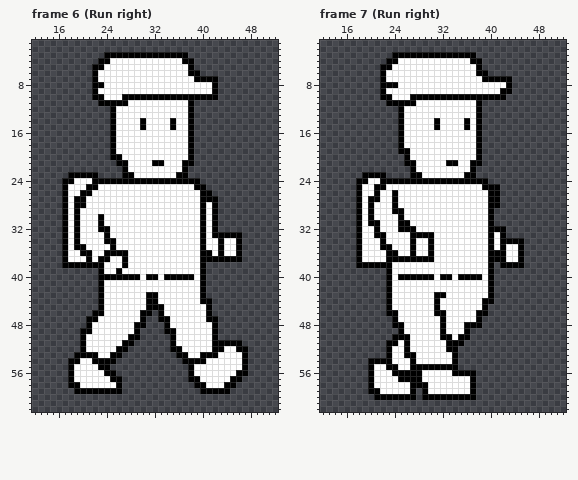
Pixel-art file -- Sprites/NewPlayer.aseprite. The picture above was drawn from the file before the commit.
64x64 pixels, 20 frames. Shown: frame 6 (Run right): x 12..52, y 1..62; frame 7 (Run right): x 12..52, y 1..62. The commit also changed other frames, which this record leaves out.
The same view after the edit:
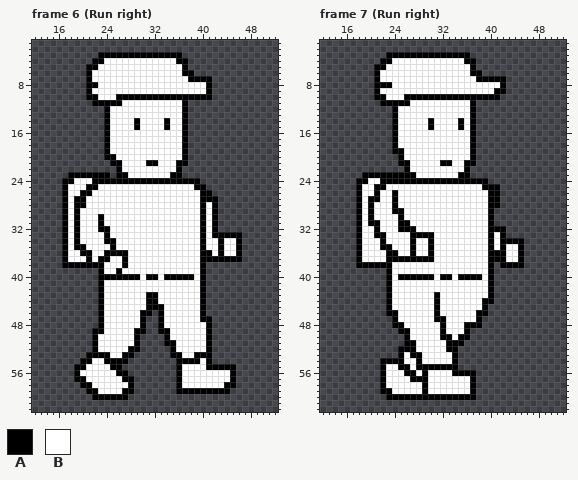
Palette (. is transparent): A #000000  B #ffffff
Change:
--- frame 6 (Run right), layer "Layer 1"
@@ x 19..44 @@
  2 ..........................
- 3 .....AAAAAAAAAAAAAA.......
- 4 ....AABBBBBBBBBBBBAA......
- 5 ...AABBBBBBBBBBBBBBA......
- 6 ...ABBBBBBBBBBBBBBBAA.....
- 7 ...ABBBBBBBBBBBBBBBBAAAA..
- 8 ...AABBBBBBBBBBBBBBBBBBA..
- 9 ...ABBBBBBBBBBBBBBBBBBBA..
-10 ...AABBBAAAAAAAAAAAAAAAA..
-11 ....AAAAABBBBBBBBBBA......
-12 ......ABBBBBBBBBBBBA......
-13 ......ABBBBBBBBBBBBA......
-14 ......ABBBBABBBBABBA......
-15 ......ABBBBABBBBABBA......
-16 ......ABBBBBBBBBBBBA......
-17 ......ABBBBBBBBBBBBA......
-18 ......ABBBBBBBBBBBBA......
-19 ......ABBBBBBBBBBBBA......
-20 ......AABBBBBBBBBBBA......
-21 .......AABBBBAABBBAA......
-22 ........ABBBBBBBBBA.......
-23 AAAA....AABBBBBBBAA.......
+ 3 ....AAAAAAAAAAAAAA........
+ 4 ...AABBBBBBBBBBBBAA.......
+ 5 ..AABBBBBBBBBBBBBBA.......
+ 6 ..ABBBBBBBBBBBBBBBAA......
+ 7 ..ABBBBBBBBBBBBBBBBAAAA...
+ 8 ..AABBBBBBBBBBBBBBBBBBA...
+ 9 ..ABBBBBBBBBBBBBBBBBBBA...
+10 ..AABBBAAAAAAAAAAAAAAAA...
+11 ...AAAAABBBBBBBBBBA.......
+12 .....ABBBBBBBBBBBBA.......
+13 .....ABBBBBBBBBBBBA.......
+14 .....ABBBBABBBBABBA.......
+15 .....ABBBBABBBBABBA.......
+16 .....ABBBBBBBBBBBBA.......
+17 .....ABBBBBBBBBBBBA.......
+18 .....ABBBBBBBBBBBBA.......
+19 .....ABBBBBBBBBBBBA.......
+20 .....AABBBBBBBBBBBA.......
+21 ......AABBBBAABBBAA.......
+22 .......ABBBBBBBBBA........
+23 AAAAAA.AABBBBBBBAA........
 24 BBBAAAAAAAAAAAAAAAAAA.....
@@ x 12..52 @@
 43 ...........ABBBBBBBAABBBBBBBA............
-44 ...........ABBBBBBBAABBBBBBBAA...........
-45 ...........ABBBBBBBAAABBBBBBBA...........
-46 ..........AABBBBBBAA.ABBBBBBBA...........
-47 .........AABBBBBBBA..AABBBBBBAA..........
-48 .........ABBBBBBBAA...ABBBBBBBA..........
-49 ........AABBBBBBBA....AABBBBBBA..........
-50 ........ABBBBBBBAA.....ABBBBBBA..........
-51 ........ABBBBBBAA......ABBBBBBAAAAA......
-52 ........ABBBBBAA.......AABBBBBAABBAA.....
-53 .......AAAABBAA.........AABBAAABBBBA.....
-54 ......AABBAAAA...........AAAABBBBBBA.....
-55 ......ABBBBAA.............ABBBBBBBBA.....
-56 ......ABBBBBAA............ABBBBBBBAA.....
-57 ......ABBBBBBAA...........AABBBBBAA......
-58 ......AABBBBBBA............AABBBAA.......
-59 .......AAAAAAAA.............AAAAA........
-60 .........................................
+44 ...........ABBBBBBBAABBBBBBBA............
+45 ...........ABBBBBBBAAABBBBBBA............
+46 ...........ABBBBBBAA.ABBBBBBA............
+47 ...........ABBBBBBA..ABBBBBBAA...........
+48 ...........ABBBBBBA..ABBBBBBBA...........
+49 ..........AABBBBBAA..AABBBBBBA...........
+50 ..........ABBBBBBA....ABBBBBBA...........
+51 ..........ABBBBBBA....AABBBBBA...........
+52 ..........ABBBBBAA.....ABBBBBA...........
+53 .........AAAABBAA......AABBAAA...........
+54 ........AABBAAAA........AAAABA...........
+55 .......AABBBBAA.........ABBBBAAAAA.......
+56 .......ABBBBBBAA........ABBBBBBBBA.......
+57 .......AABBBBBBAA.......ABBBBBBBBA.......
+58 ........AABBBBBBA.......ABBBBBBBAA.......
+59 .........AABBBBAA.......AAAAAAAAA........
+60 ..........AAAAAA.........................
 61 .........................................
--- frame 7 (Run right), layer "Layer 1"
@@ x 19..45 @@
  2 ...........................
- 3 .....AAAAAAAAAAAAAA........
- 4 ....AABBBBBBBBBBBBAA.......
- 5 ...AABBBBBBBBBBBBBBA.......
- 6 ...ABBBBBBBBBBBBBBBAA......
- 7 ...ABBBBBBBBBBBBBBBBAAAAA..
- 8 ...AAABBBBBBBBBBBBBBBBBBA..
- 9 ...ABBBBBBBBBBBBBBBBBBBAA..
-10 ...AABBBAAAAAAAAAAAAAAAA...
-11 ....AAAAABBBBBBBBBBA.......
-12 ......ABBBBBBBBBBBBA.......
-13 ......ABBBBBBBBBBBBA.......
-14 ......ABBBBBABBBBABA.......
-15 ......ABBBBBABBBBABA.......
-16 ......ABBBBBBBBBBBBA.......
-17 ......ABBBBBBBBBBBBA.......
-18 ......ABBBBBBBBBBBBA.......
-19 ......AABBBBBBBBBBBA.......
-20 .......ABBBBBBBBBBBA.......
-21 .......AABBBBBAABBAA.......
-22 ........ABBBBBBBBBA........
-23 AAAA....AABBBBBBBAA........
+ 3 ....AAAAAAAAAAAAAA.........
+ 4 ...AABBBBBBBBBBBBAA........
+ 5 ..AABBBBBBBBBBBBBBA........
+ 6 ..ABBBBBBBBBBBBBBBAA.......
+ 7 ..ABBBBBBBBBBBBBBBBAAAAA...
+ 8 ..AAABBBBBBBBBBBBBBBBBBA...
+ 9 ..ABBBBBBBBBBBBBBBBBBBAA...
+10 ..AABBBAAAAAAAAAAAAAAAA....
+11 ...AAAAABBBBBBBBBBA........
+12 .....ABBBBBBBBBBBBA........
+13 .....ABBBBBBBBBBBBA........
+14 .....ABBBBBABBBBABA........
+15 .....ABBBBBABBBBABA........
+16 .....ABBBBBBBBBBBBA........
+17 .....ABBBBBBBBBBBBA........
+18 .....ABBBBBBBBBBBBA........
+19 .....AABBBBBBBBBBBA........
+20 ......ABBBBBBBBBBBA........
+21 ......AABBBBBAABBAA........
+22 .......ABBBBBBBBBA.........
+23 AAAAAAAAABBBBBBBAA.........
 24 ABBAAAAAAAAAAAAAAAAAA......
@@ x 18..34 @@
 42 .....ABBBBBBBBBBB
-43 .....ABBBBBBBAABB
+43 .....ABBBBBBBABBB
 44 .....ABBBBBBBABBB
 45 .....ABBBBBBBABBB
-46 .....AABBBBBBAABB
-47 ......ABBBBBBBABB
+46 .....AABBBBBBABBB
+47 ......ABBBBBBAABB
 48 ......AABBBBBBABB
-49 .......ABBBBBBABB
-50 ......AAABBBBBAAB
-51 .....AABABBBBBBAA
-52 .....ABBABBBBBBAA
-53 .....ABBAABBBBBBA
-54 ..AAAABBBABBBBBBA
-55 ..ABBAABBAAAAAAAA
-56 ..ABBBAAAAABBBBBA
-57 ..ABBBBAAAABBBBBB
-58 ..ABBBBBBAAABBBBB
-59 ..AABBBBBA.ABBBBB
-60 ...AAAAAAA.AAAAAA
+49 .......AABBBBBABB
+50 ........ABBBBBAAB
+51 ........AABBBBBAA
+52 .......AAABBBBBAA
+53 .......ABAABBBBBA
+54 ....AAAABBABBBBBA
+55 ....ABBAABAAAAAAA
+56 ....ABBBAABABBBBA
+57 ....ABBBBAAABBBBB
+58 ....ABBBBBBABBBBB
+59 ....AABBBBBABBBBB
+60 .....AAAAAAAAAAAA
 61 .................
Where, in picture pixels (left, top, right, bottom), the same in both pictures:
changed: (86, 52, 218, 178)
changed: (68, 298, 248, 400)
changed: (374, 52, 512, 178)
changed: (368, 292, 446, 400)
